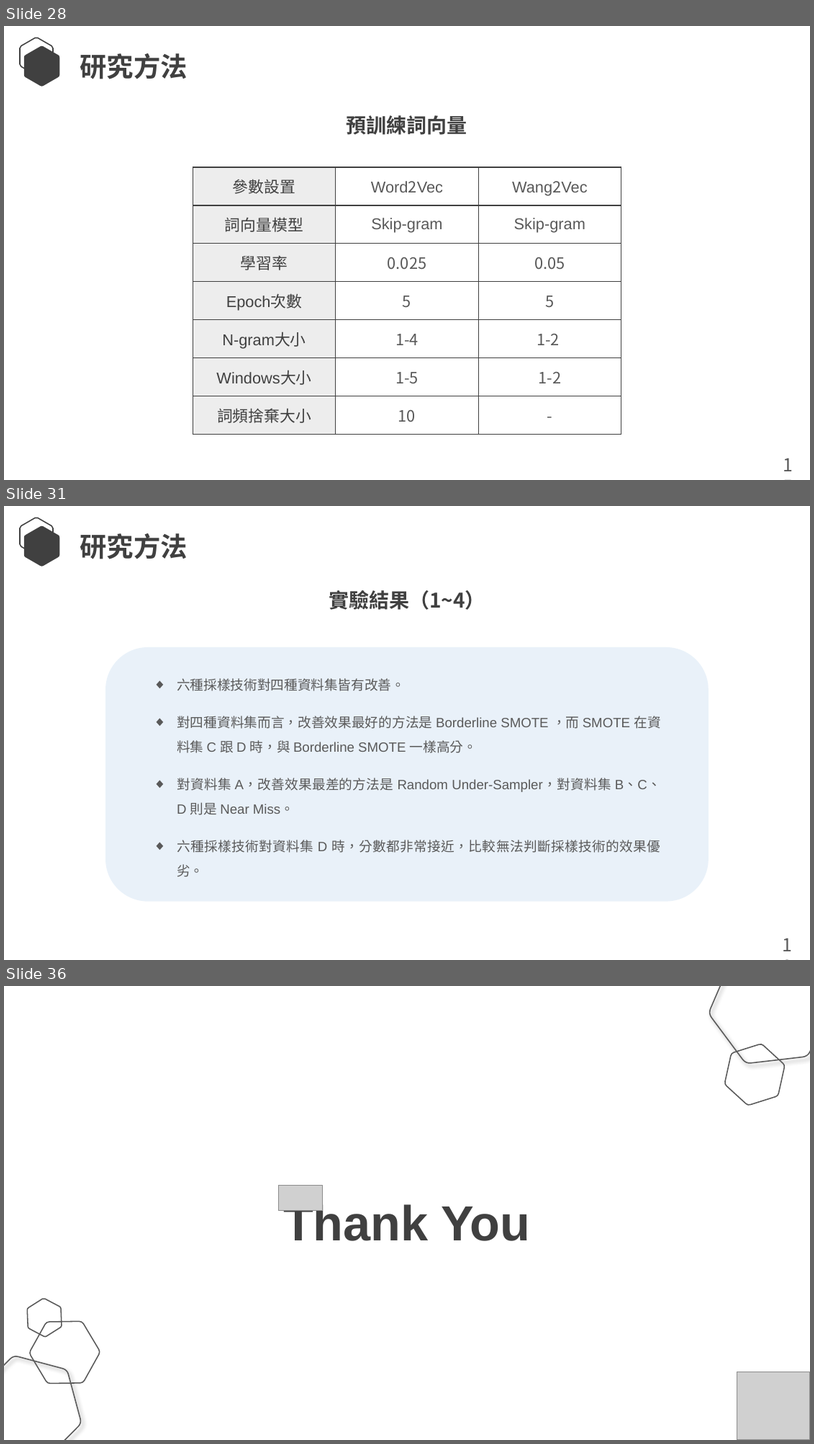
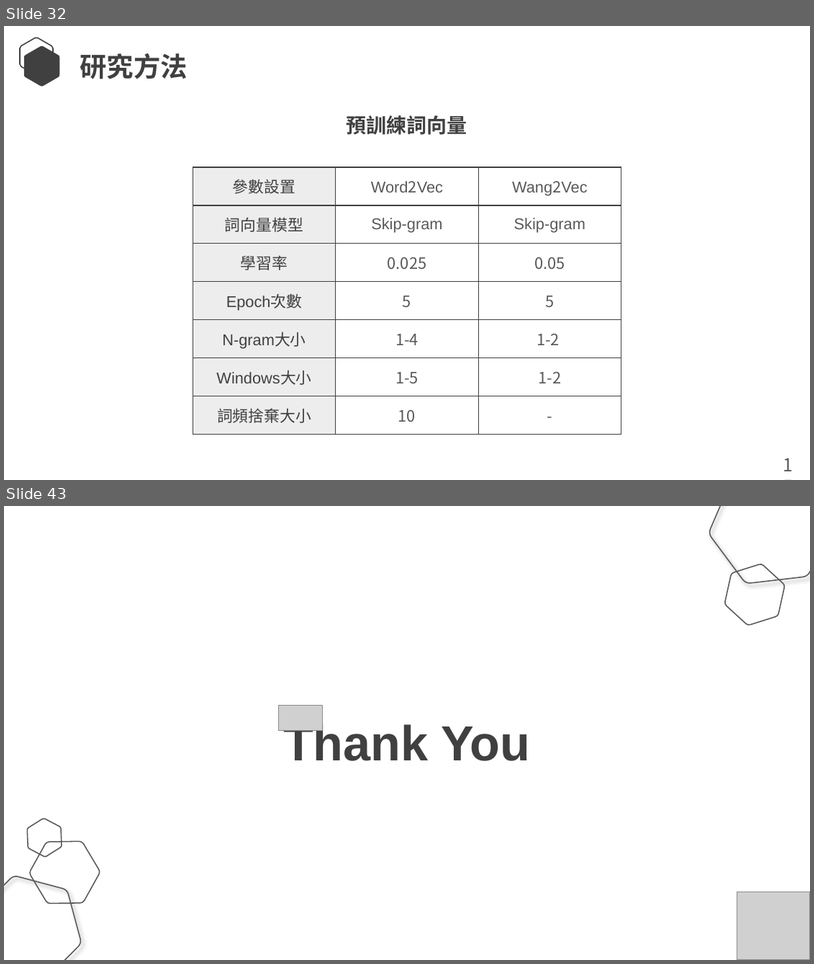
Before and after one commit to Lcwei-0708/lcwei-0708.github.io, a slide deck: data/paper/深度神經網路於中文斷詞之研究/深度神經網路於中文斷詞之研究.pptx. Shown one above the other, each under a label of ours: slides 28, 31 and 36 before the commit, slides 32 and 43 after it; the slides between them are not shown. The pictures are 814x1444 and 814x964 pixels, drawn with LibreOffice and Linux fonts; fonts in the diff are those of the drawing; grey boxes stand for pictures. Boxes give left, top, right and bottom in pixels: in the first picture for what was removed or moved away, otherwise in the second. Text is boxed around its words. In the diff, an @@ line names an element or a change of style, - is before the commit and + after.

```diff
--- a/data/paper/深度神經網路於中文斷詞之研究/深度神經網路於中文斷詞之研究.pptx
+++ b/data/paper/深度神經網路於中文斷詞之研究/深度神經網路於中文斷詞之研究.pptx
@@ slide 31 removed at (4, 506, 810, 960), background #FFFFFF @@
@@ freeform shape removed at (20, 518, 53, 555) @@
@@ freeform shape removed at (24, 526, 59, 566) @@
@@ text removed at (80, 533, 187, 559) @@
-研究方法
@@ text removed at (329, 590, 486, 610) @@
-實驗結果（1~4）
@@ rounded rectangle removed at (106, 647, 709, 901) @@
@@ text removed at (177, 678, 661, 877) @@
-◆ 六種採樣技術對四種資料集皆有改善。
-◆ 對四種資料集而言，改善效果最好的方法是 Borderline SMOTE ，而 SMOTE 在資料集 C 跟 D 時，與 Borderline SMOTE 一樣高分。
-◆ 對資料集 A，改善效果最差的方法是 Random Under-Sampler，對資料集 B、C、D 則是 Near Miss。
-◆ 六種採樣技術對資料集 D 時，分數都非常接近，比較無法判斷採樣技術的效果優劣。
@@ text removed at (775, 930, 810, 960) @@
-18
@@ what was slide 28 is now slide 32 @@
@@ what was slide 36 is now slide 43 @@
```
Also in this commit, not shown: 11 slides changed, 13 slides added, 5 other slides removed.
